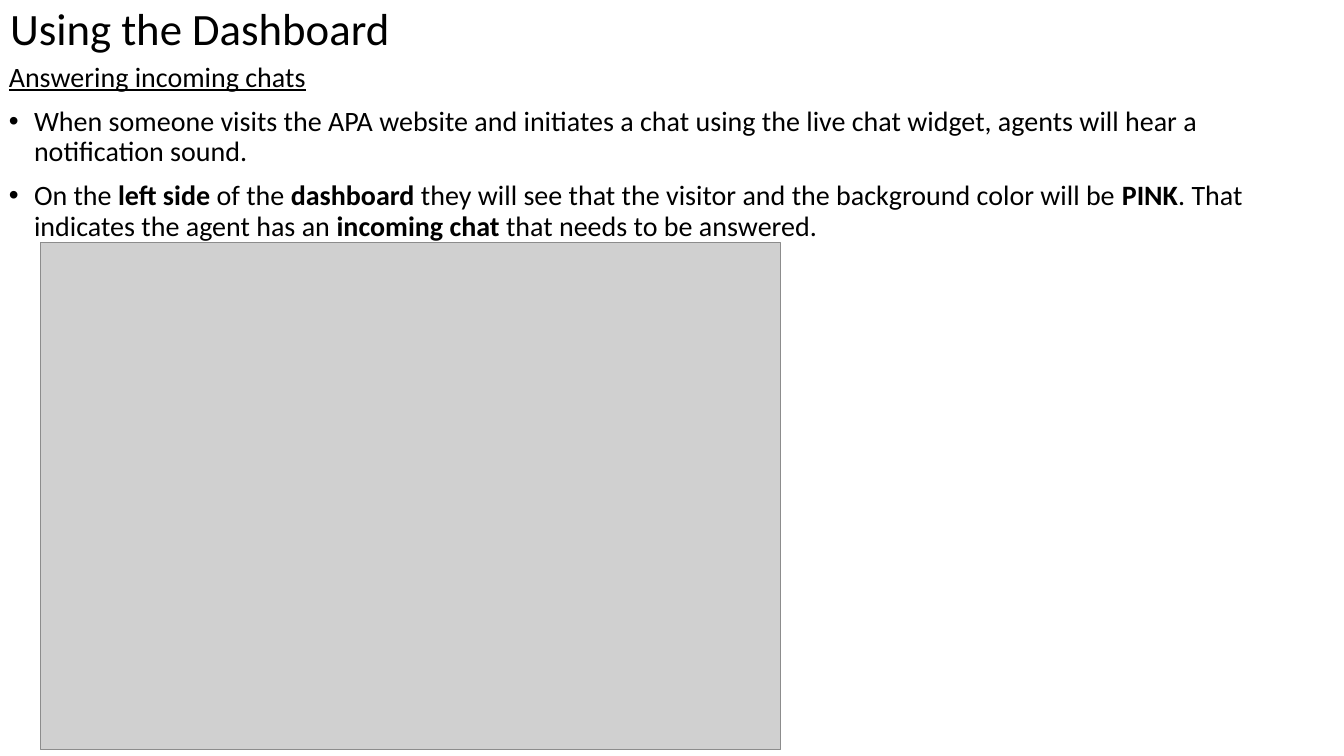
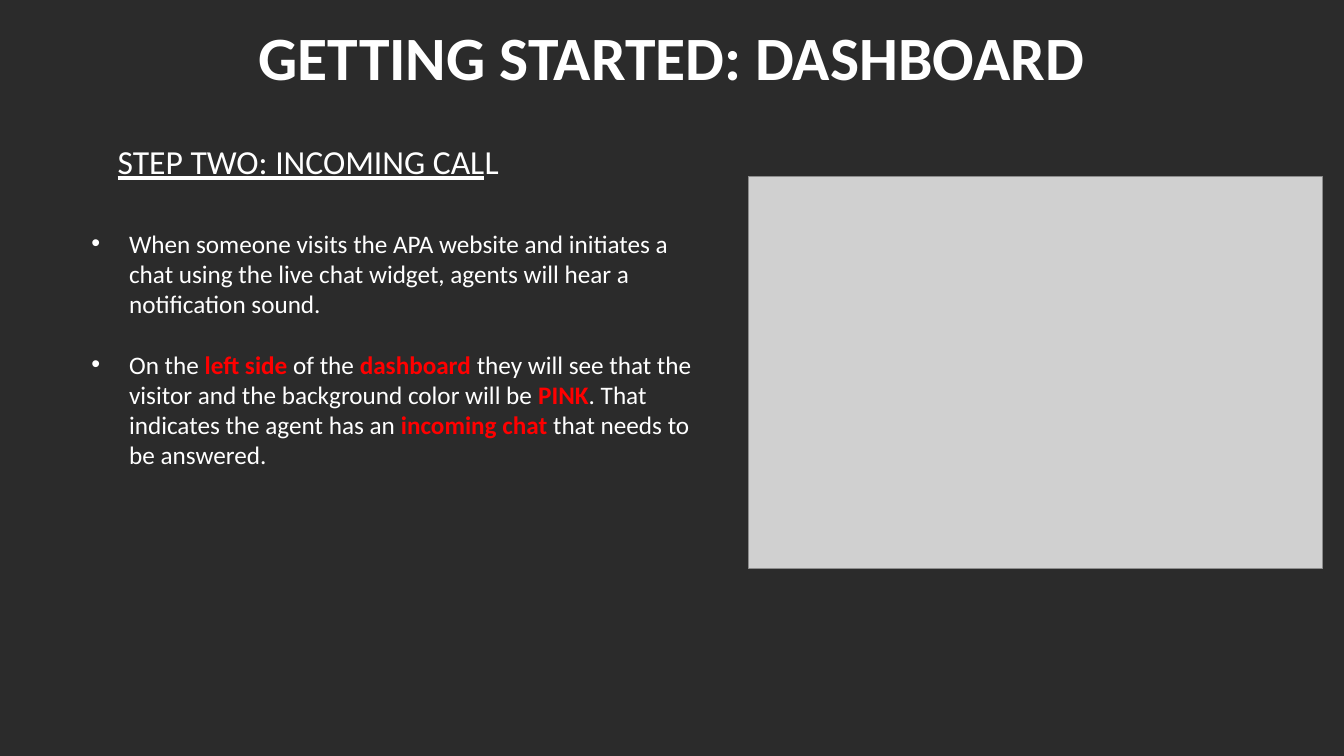
Before and after one commit to peterchege/platform, a slide deck: slide 5 of Tawt to documentation report.pptx (slide 3 before the commit). Drawn at 1344x756 pixels with LibreOffice and Linux fonts; fonts in the diff are those of the drawing; grey boxes stand for pictures; background and template pictures are left out; a plain dark background stands for a picture behind light text. Boxes give left, top, right and bottom in pixels: in the first picture for what was removed or moved away, otherwise in the second. Text is boxed around its words. In the diff, an @@ line names an element or a change of style, - is before the commit and + after.

```diff
--- a/Tawt to documentation report.pptx
+++ b/Tawt to documentation report.pptx
@@ background #FFFFFF to picture (left out) @@
@@ text removed at [10, 14, 389, 53] @@
-Using the Dashboard
@@ title added at [259, 39, 1084, 81], 44 pt, text #FFFFFF, bold @@
+GETTING STARTED: DASHBOARD
@@ text at [9, 67, 305, 92]: paragraph removed @@
-Answering incoming chats
@@ text added at [118, 152, 499, 180], 24 pt, text #FFFFFF, underline @@
+STEP TWO: INCOMING CALL
@@ picture: place and size @@
-picture at [40, 243, 780, 750]
+picture at [749, 176, 1323, 570]
@@ text "When someone visits the APA ...": place and size @@
-text "When someone visits the APA ..." at [9, 67, 1243, 241]
+text "When someone visits the APA ..." at [129, 235, 691, 464]
@@ text "When someone visits the APA ..." at [129, 235, 691, 464]: size 20 to 18 pt; text colour #000000 to #FFFFFF in "When someone visits the APA website and ...", "On the of the they will see ..."; text colour #000000 to #FF0000 in "left side dashboard PINK. incoming chat"; indent changed; line spacing 0.9 to 1; less space between paragraphs @@
```
Also in this commit, not shown: 2 other slides changed, 3 slides added.
